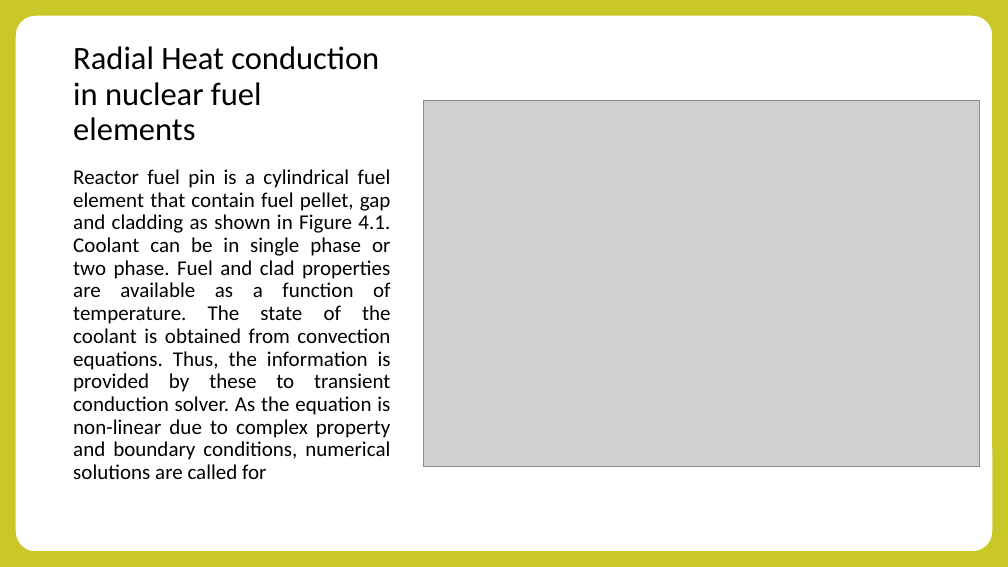
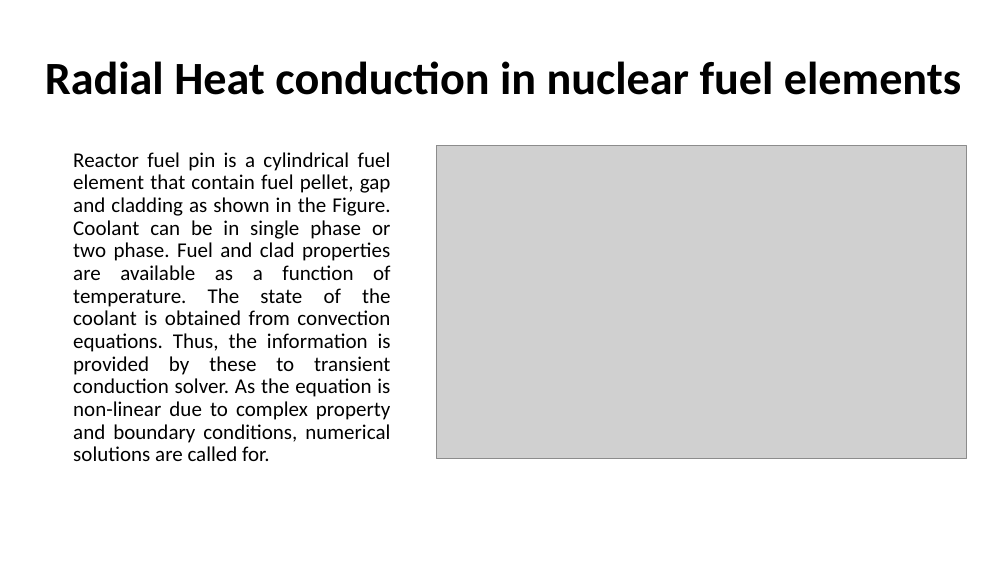
Before and after one commit to rinsane/Subchannel-Analysis, a slide deck: slide 2 of Docs/Presentation Files/Transientfinal.pptx. Drawn at 1008x567 pixels with LibreOffice and Linux fonts; fonts in the diff are those of the drawing; grey boxes stand for pictures. Boxes give left, top, right and bottom in pixels: in the first picture for what was removed or moved away, otherwise in the second. Text is boxed around its words. In the diff, an @@ line names an element or a change of style, - is before the commit and + after.

```diff
--- a/Docs/Presentation Files/Transientfinal.pptx
+++ b/Docs/Presentation Files/Transientfinal.pptx
@@ title "Radial Heat conduction in nuclear ...": place and size @@
-title "Radial Heat conduction in nuclear ..." at <box>73,46,379,141</box>
+title "Radial Heat conduction in nuclear ..." at <box>45,61,961,95</box>
@@ title "Radial Heat conduction in nuclear ..." at <box>45,61,961,95</box>: size 31 to 44 pt, bold on; alignment left to centre @@
@@ rounded rectangle removed at <box>0,0,1008,567</box> @@
@@ picture: place and size @@
-picture at <box>423,101,979,467</box>
+picture at <box>436,145,967,459</box>
@@ text at <box>73,152,391,461</box>: text changed @@
-Reactor fuel pin is a cylindrical fuel element that contain fuel pellet, gap and cladding as shown in Figure 4.1. Coolant can be in single phase or two phase. Fuel and clad properties are available as a function of temperature. The state of the coolant is obtained from convection equations. Thus, the information is provided by these to transient conduction solver. As the equation is non-linear due to complex property and boundary conditions, numerical solutions are called for
+Reactor fuel pin is a cylindrical fuel element that contain fuel pellet, gap and cladding as shown in the Figure. Coolant can be in single phase or two phase. Fuel and clad properties are available as a function of temperature. The state of the coolant is obtained from convection equations. Thus, the information is provided by these to transient conduction solver. As the equation is non-linear due to complex property and boundary conditions, numerical solutions are called for.
```
Also in this commit, not shown: 12 other slides changed, 1 slide added, 4 slides removed, 16 other files.
